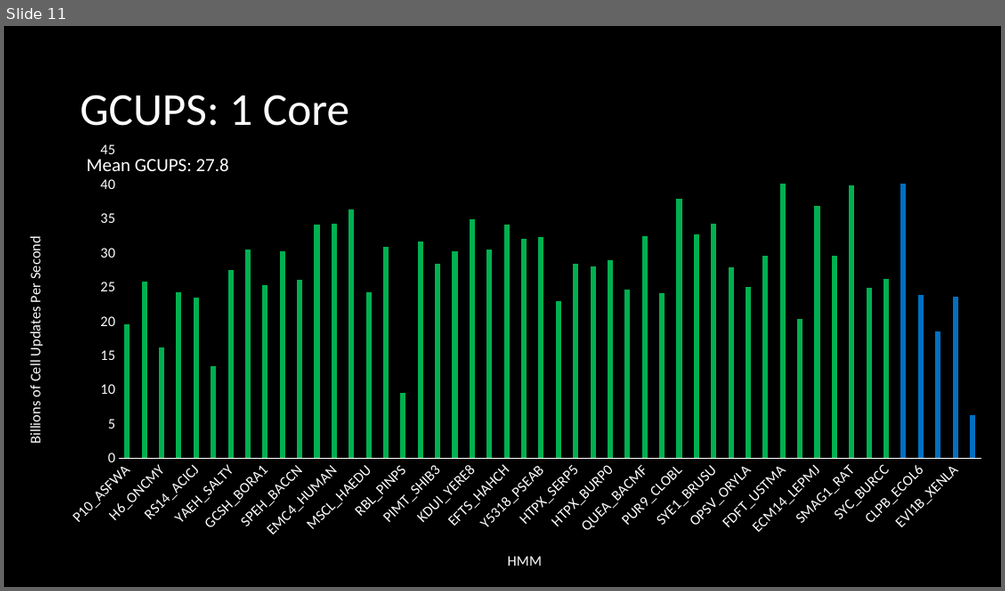
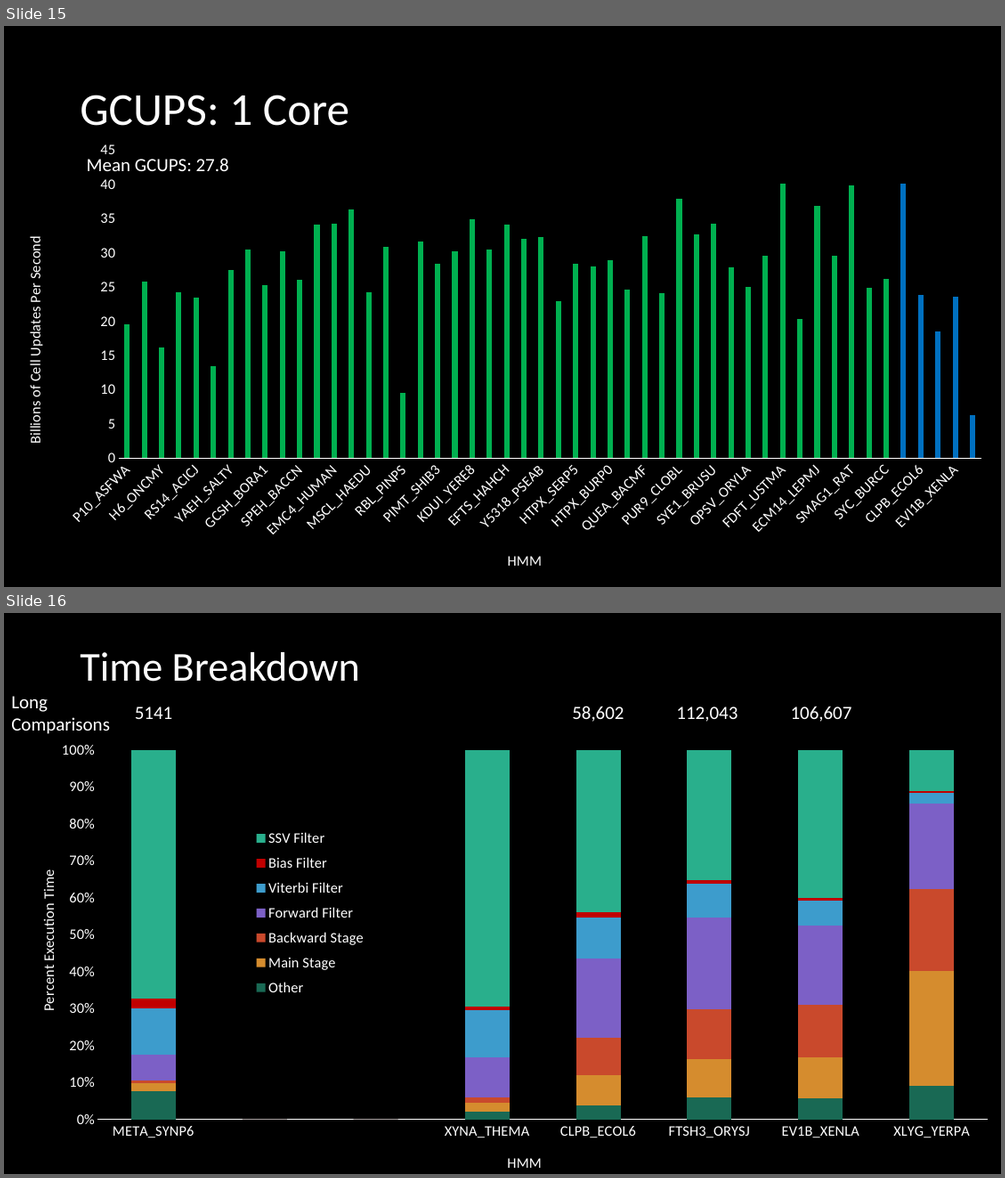
Before and after one commit to npcarter/data, a slide deck: Lab Meeting 5_25_17.pptx. Shown one above the other, each under a label of ours: slide 11 before the commit, slides 15 and 16 after it. The pictures are 1005x591 and 1005x1178 pixels, drawn with LibreOffice and Linux fonts; fonts in the diff are those of the drawing. Boxes give left, top, right and bottom in pixels: in the first picture for what was removed or moved away, otherwise in the second. Text is boxed around its words. In the diff, an @@ line names an element or a change of style, - is before the commit and + after.

```diff
--- a/Lab Meeting 5_25_17.pptx
+++ b/Lab Meeting 5_25_17.pptx
@@ slide 16 added at [4,613,1001,1174], background #000000 @@
@@ title added at [80,652,360,682], 39.6 pt, text #FFFFFF @@
+Time Breakdown
@@ text added at [11,696,110,734], 18 pt, text #FFFFFF @@
+Long
+Comparisons
@@ text added at [135,706,173,719], 18 pt, text #FFFFFF @@
+5141
@@ text added at [572,706,623,722], 18 pt, text #FFFFFF @@
+58,602
@@ text added at [676,706,737,722], 18 pt, text #FFFFFF @@
+112,043
@@ text added at [791,706,852,722], 18 pt, text #FFFFFF @@
+106,607
@@ column stacked 100% chart added at [35,732,1001,1174] @@
+categories: META_SYNP6, , , XYNA_THEMA, CLPB_ECOL6, FTSH3_ORYSJ, EV1B_XENLA, XLYG_YERPA
+Other: 8, 0, 0, 2, 4, 6, 6, 9
+Main Stage: 2, 0, 0, 2, 8, 10, 11, 31
+Backward Stage: 1, 0, 0, 1, 10, 13, 14, 22
+Forward Filter: 7, 0, 0, 11, 21, 25, 22, 23
+Viterbi Filter: 13, 0, 0, 13, 11, 9, 7, 3
+Bias Filter: 3, 0, 0, 1, 1, 1, 1, 1
+SSV Filter: 67, 0, 0, 69, 44, 35, 40, 11
@@ what was slide 11 is now slide 15 @@
```
Also in this commit, not shown: 4 slides changed, 7 other slides added, 1 other file.
